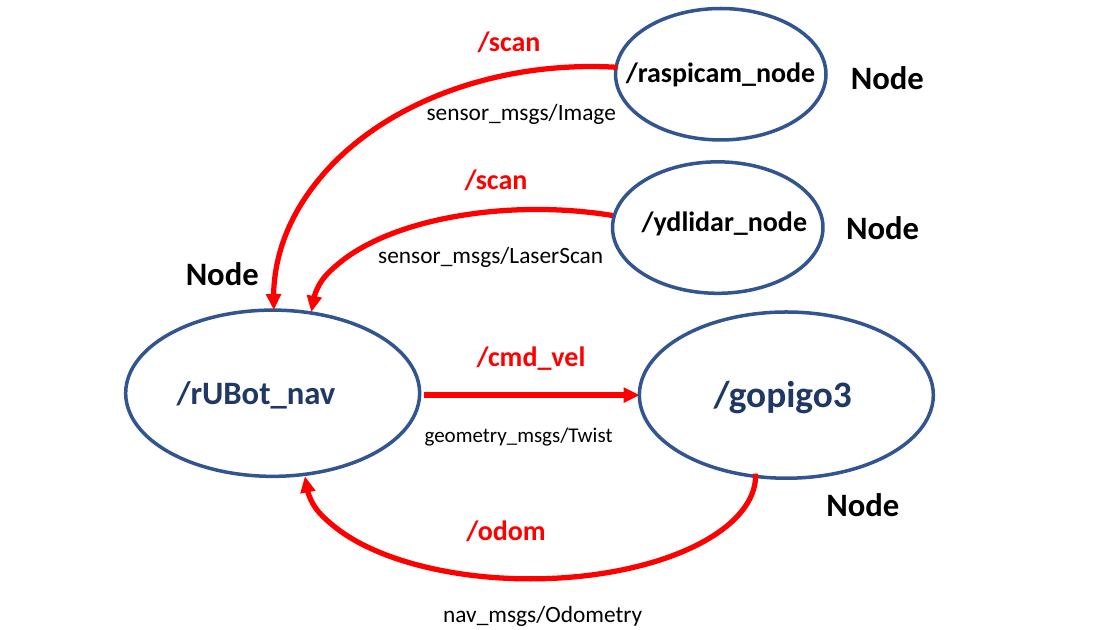
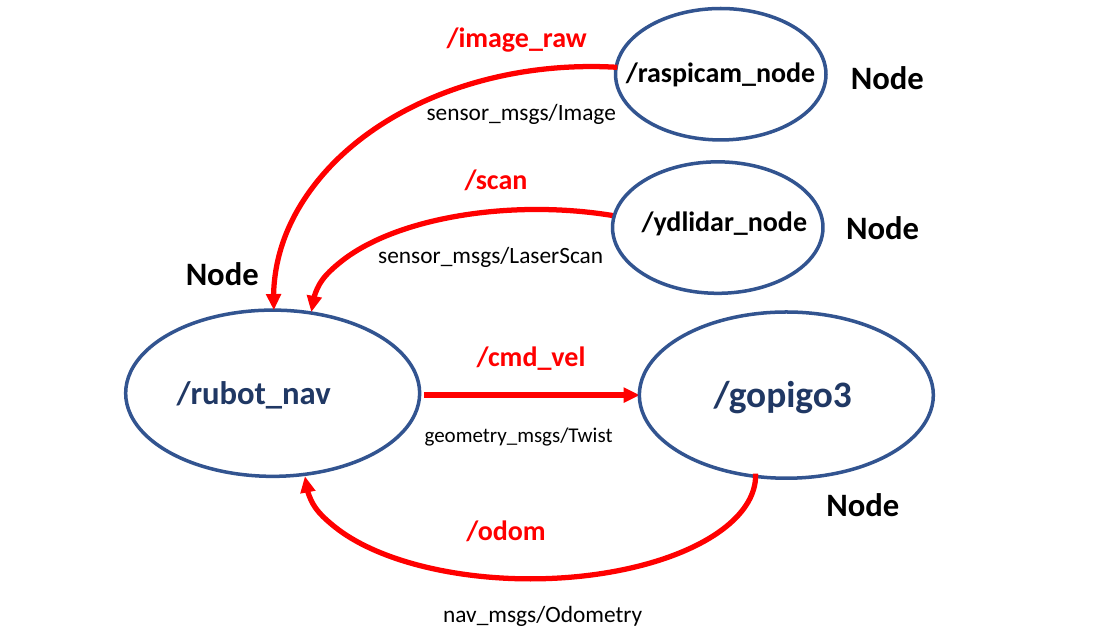
Before and after one commit to oriolnunez/rubot_mecanum_ws, a slide deck: slide 7 of Documentation/Images/Figures_Tutorial.pptx. Drawn at 1120x630 pixels with LibreOffice and Linux fonts; fonts in the diff are those of the drawing. Boxes give left, top, right and bottom in pixels: in the first picture for what was removed or moved away, otherwise in the second. Text is boxed around its words. In the diff, an @@ line names an element or a change of style, - is before the commit and + after.

```diff
--- a/Documentation/Images/Figures_Tutorial.pptx
+++ b/Documentation/Images/Figures_Tutorial.pptx
@@ text at box(447, 27, 587, 52): text changed @@
-/scan
+/image_raw
@@ text at box(177, 381, 331, 409): text changed @@
-/rUBot_nav
+/rubot_nav
```
Also in this commit, not shown: 29 other files.
